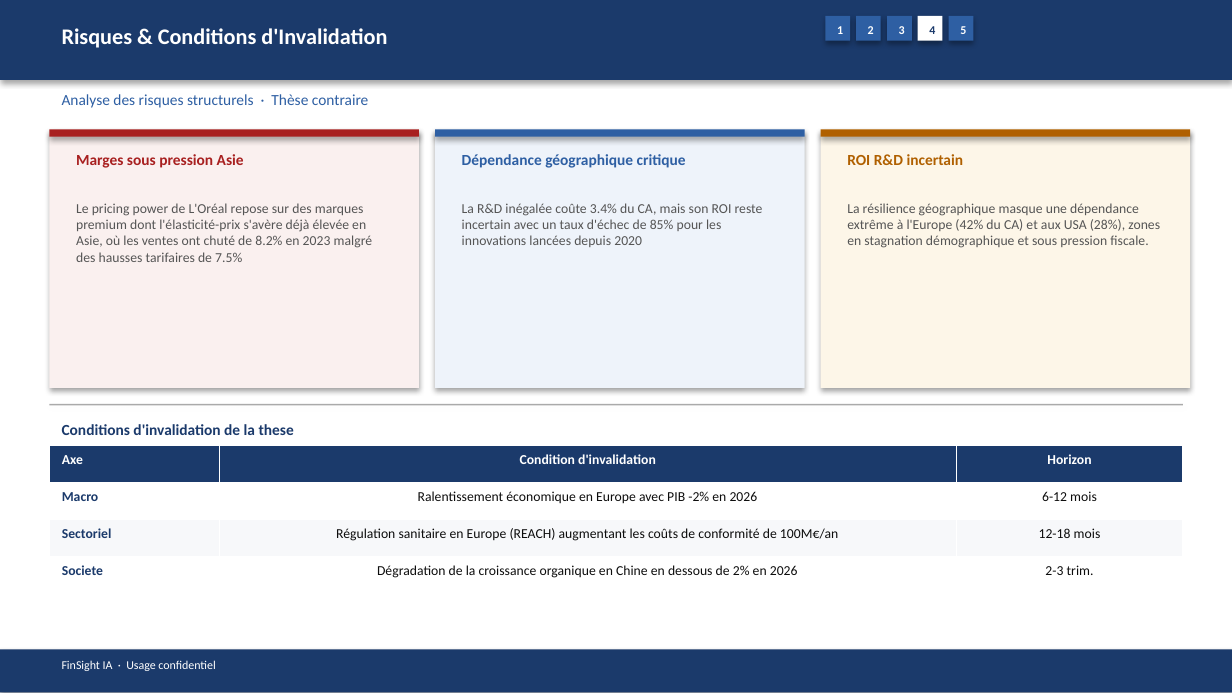
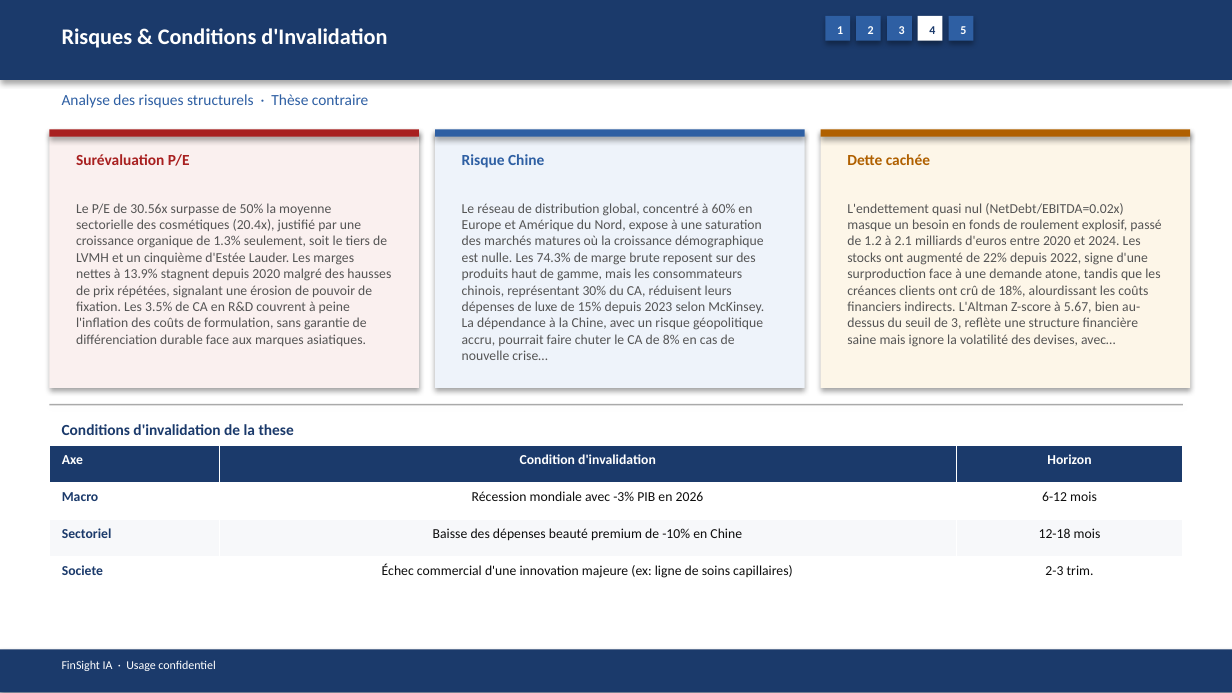
Before and after one commit to baptistejeh07-art/finsight-ia, a slide deck: slide 16 of preview/OR.PA/OR.PA_pitchbook.pptx. Drawn at 1232x693 pixels with LibreOffice and Linux fonts; fonts in the diff are those of the drawing. Boxes give left, top, right and bottom in pixels: in the first picture for what was removed or moved away, otherwise in the second. Text is boxed around its words. In the diff, an @@ line names an element or a change of style, - is before the commit and + after.

```diff
--- a/preview/OR.PA/OR.PA_pitchbook.pptx
+++ b/preview/OR.PA/OR.PA_pitchbook.pptx
@@ text at (x1=76, y1=154, x2=190, y2=166): text changed @@
-Marges sous pression Asie
+Surévaluation P/E
@@ text at (x1=462, y1=154, x2=544, y2=168): text changed @@
-Dépendance géographique critique
+Risque Chine
@@ text at (x1=847, y1=154, x2=930, y2=165): text changed @@
-ROI R&D incertain
+Dette cachée
@@ text at (x1=76, y1=203, x2=391, y2=346): text changed @@
-Le pricing power de L'Oréal repose sur des marques premium dont l'élasticité-prix s'avère déjà élevée en Asie, où les ventes ont chuté de 8.2% en 2023 malgré des hausses tarifaires de 7.5%
+Le P/E de 30.56x surpasse de 50% la moyenne sectorielle des cosmétiques (20.4x), justifié par une croissance organique de 1.3% seulement, soit le tiers de LVMH et un cinquième d'Estée Lauder. Les marges nettes à 13.9% stagnent depuis 2020 malgré des hausses de prix répétées, signalant une érosion de pouvoir de fixation. Les 3.5% de CA en R&D couvrent à peine l'inflation des coûts de formulation, sans garantie de différenciation durable face aux marques asiatiques.
@@ text at (x1=462, y1=203, x2=764, y2=360): text changed @@
-La R&D inégalée coûte 3.4% du CA, mais son ROI reste incertain avec un taux d'échec de 85% pour les innovations lancées depuis 2020
+Le réseau de distribution global, concentré à 60% en Europe et Amérique du Nord, expose à une saturation des marchés matures où la croissance démographique est nulle. Les 74.3% de marge brute reposent sur des produits haut de gamme, mais les consommateurs chinois, représentant 30% du CA, réduisent leurs dépenses de luxe de 15% depuis 2023 selon McKinsey. La dépendance à la Chine, avec un risque géopolitique accru, pourrait faire chuter le CA de 8% en cas de nouvelle crise…
@@ text at (x1=847, y1=203, x2=1161, y2=347): text changed @@
-La résilience géographique masque une dépendance extrême à l'Europe (42% du CA) et aux USA (28%), zones en stagnation démographique et sous pression fiscale.
+L'endettement quasi nul (NetDebt/EBITDA=0.02x) masque un besoin en fonds de roulement explosif, passé de 1.2 à 2.1 milliards d'euros entre 2020 et 2024. Les stocks ont augmenté de 22% depuis 2022, signe d'une surproduction face à une demande atone, tandis que les créances clients ont crû de 18%, alourdissant les coûts financiers indirects. L'Altman Z-score à 5.67, bien au-dessus du seuil de 3, reflète une structure financière saine mais ignore la volatilité des devises, avec…
@@ table at (x1=49, y1=446, x2=1183, y2=594) @@
-row 2, column 2: Ralentissement économique en Europe avec PIB -2% en 2026
+row 2, column 2: Récession mondiale avec -3% PIB en 2026
-row 3, column 2: Régulation sanitaire en Europe (REACH) augmentant les coûts de conformité de 100M€/an
+row 3, column 2: Baisse des dépenses beauté premium de -10% en Chine
-row 4, column 2: Dégradation de la croissance organique en Chine en dessous de 2% en 2026
+row 4, column 2: Échec commercial d'une innovation majeure (ex: ligne de soins capillaires)
```
Also in this commit, not shown: 14 other slides changed, 3 other files.
